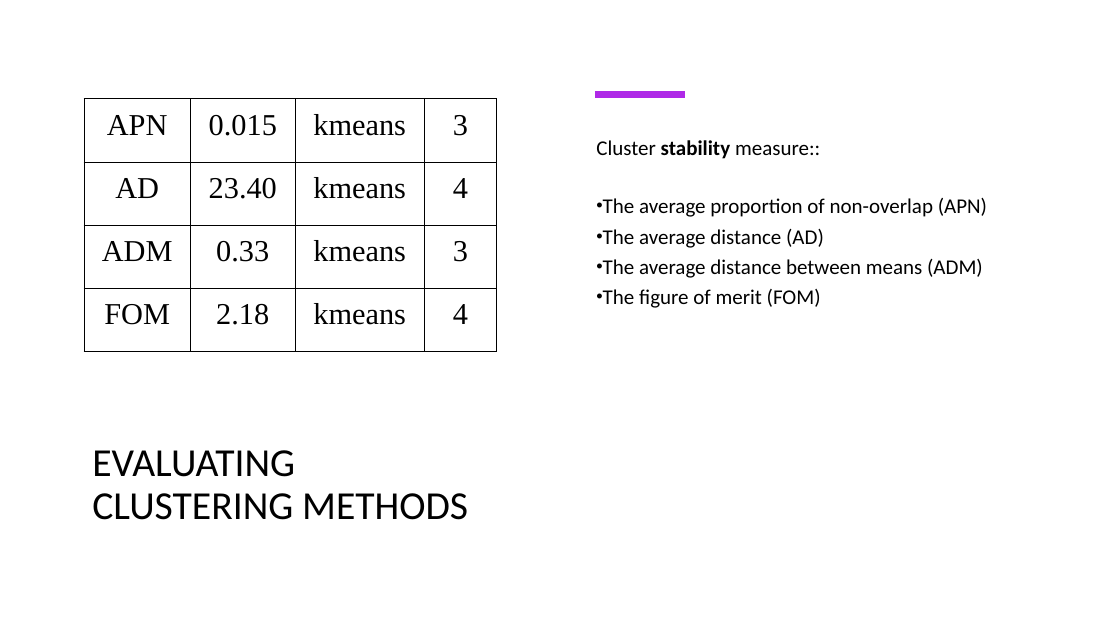
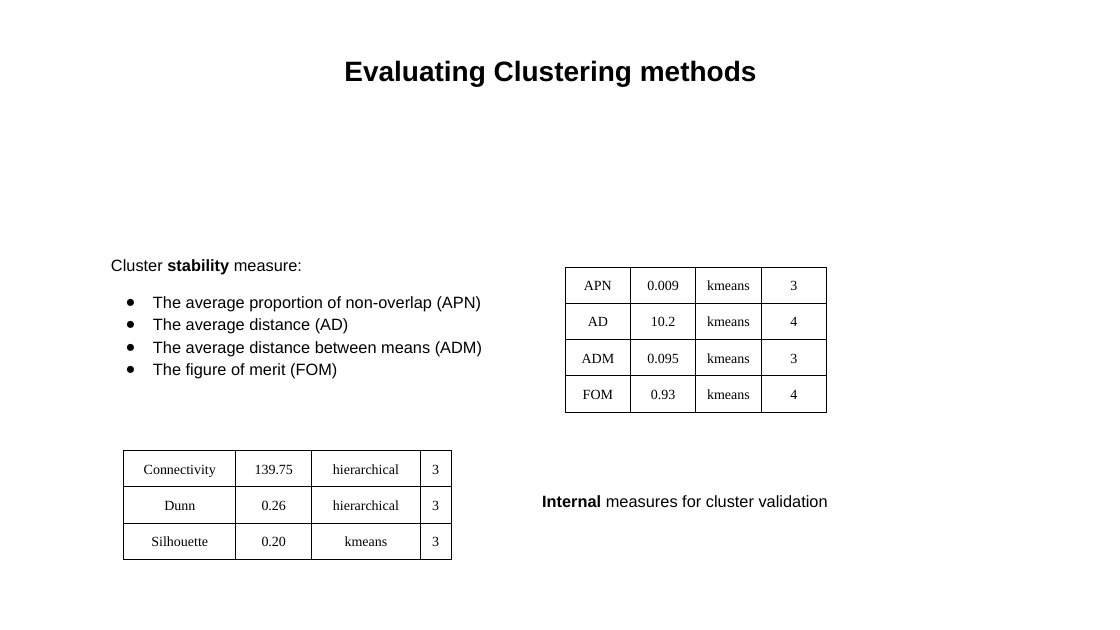
Before and after one commit to MKZuziak/SLLD_2022-_Users-Consumption-Behavior, a slide deck: slide 20 of Unsupervised methods to group users’ consumption behaviour to enhance personalize service degradation policies.pptx (slide 21 before the commit). Drawn at 1120x630 pixels with LibreOffice and Linux fonts; fonts in the diff are those of the drawing. Boxes give left, top, right and bottom in pixels: in the first picture for what was removed or moved away, otherwise in the second. Text is boxed around its words. In the diff, an @@ line names an element or a change of style, - is before the commit and + after.

```diff
--- a/Unsupervised methods to group users’ consumption behaviour to enhance personalize service degradation policies.pptx
+++ b/Unsupervised methods to group users’ consumption behaviour to enhance personalize service degradation policies.pptx
@@ text "Evaluating Clustering methods" at (344,60,757,86): vertical alignment bottom to middle @@
@@ text at (344,60,757,86): text changed; size 34 to 24 pt; font Calibri to Arial; bold on @@
-EVALUATING CLUSTERING METHODS
+Evaluating Clustering methods
@@ line removed from (595, 95) to (685, 95) @@
@@ text "Cluster stability measure:": place and size @@
-text "Cluster stability measure:" at (596,140,987,308)
+text "Cluster stability measure:" at (111,259,482,379)
@@ text at (111,259,302,275): text changed; size 18 to 14 pt; font Calibri to Arial @@
-Cluster stability measure::
+Cluster stability measure:
@@ table at (565,268,828,544) @@
-row 1, column 2: 0.015
+row 1, column 2: 0.009
-row 2, column 2: 23.40
+row 2, column 2: 10.2
-row 3, column 2: 0.33
+row 3, column 2: 0.095
-row 4, column 2: 2.18
+row 4, column 2: 0.93
@@ size 26 to 12 pt in "APN", "kmeans", "3", "AD" and 8 more places @@
@@ line spacing 1 to 1.15 @@
@@ borders changed @@
@@ table: place and size @@
-table at (84,98,497,352)
+table at (565,268,828,544)
@@ text at (153,296,482,379): size 18 to 14 pt, font Calibri to Arial in "The average proportion of non-overlap (APN)", "The average distance (AD)", "The average distance between means (ADM)", "The figure of merit (FOM)"; bullet • to ●; line spacing 1.2 to 1.15; less space between paragraphs @@
@@ table added at (124,451,452,630), 3 rows, 4 columns @@
+Connectivity | 139.75 | hierarchical | 3
+Dunn | 0.26 | hierarchical | 3
+Silhouette | 0.20 | kmeans | 3
@@ text added at (542,495,828,507), 14 pt, text #000000 @@
+Internal measures for cluster validation
```
Also in this commit, not shown: 15 other slides changed, 6 slides added, 7 slides removed, 1 other file.
